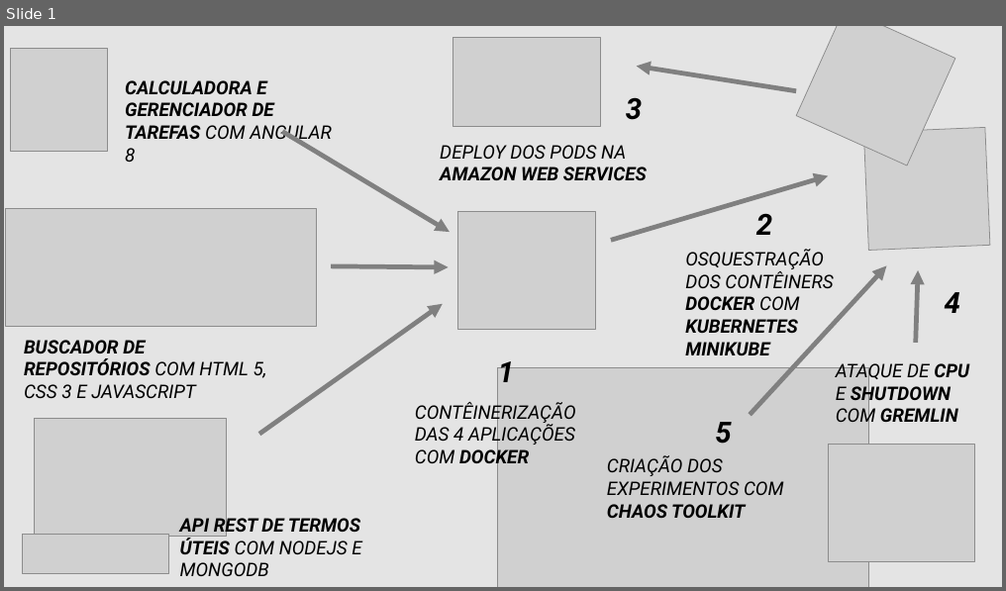
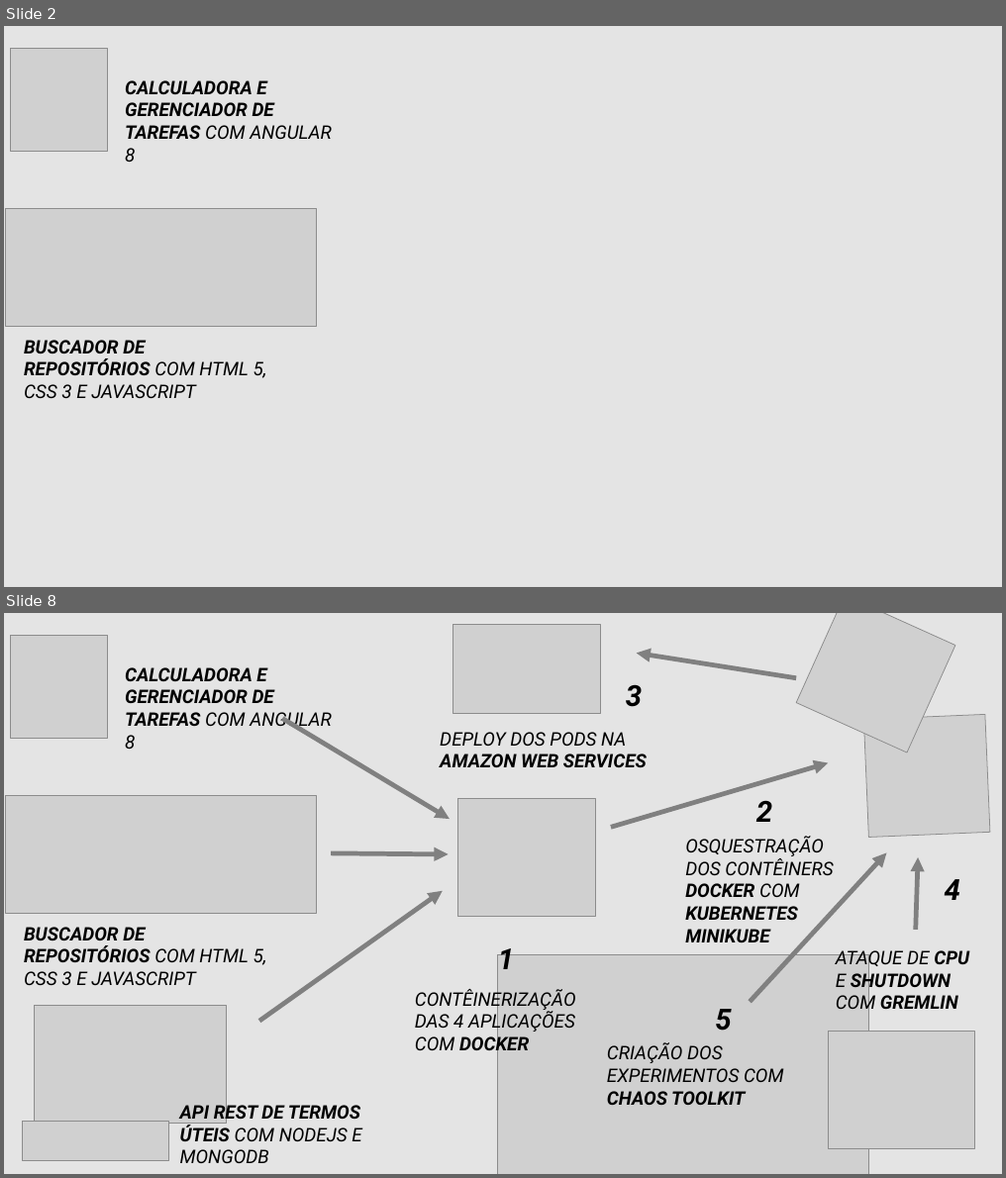
Before and after one commit to TCC-Chaos-Engineering/docs-chaos-engineering, a slide deck: docs/Diagramas e Telas/Gerais/Diagrama Projeto Chaos.pptx. Shown one above the other, each under a label of ours: slide 1 before the commit, slides 2 and 8 after it; the slides between them are not shown. The pictures are 1006x591 and 1006x1178 pixels, drawn with LibreOffice and Linux fonts; fonts in the diff are those of the drawing; grey boxes stand for pictures. Boxes give left, top, right and bottom in pixels: in the first picture for what was removed or moved away, otherwise in the second. Text is boxed around its words. In the diff, an @@ line names an element or a change of style, - is before the commit and + after.

```diff
--- a/docs/Diagramas e Telas/Gerais/Diagrama Projeto Chaos.pptx
+++ b/docs/Diagramas e Telas/Gerais/Diagrama Projeto Chaos.pptx
@@ slide 2 added at (4, 26, 1002, 587), background #D9D9D9 at 70% opacity @@
@@ picture added at (10, 49, 107, 152) @@
@@ text added at (125, 80, 332, 162), 18 pt, text #000000, bold, italic @@
+CALCULADORA E GERENCIADOR DE TAREFAS COM ANGULAR 8
@@ picture added at (6, 209, 317, 326) @@
@@ text added at (24, 340, 267, 398), 18 pt, text #000000, italic @@
+BUSCADOR DE REPOSITÓRIOS COM HTML 5, CSS 3 E JAVASCRIPT
@@ what was slide 1 is now slide 8 @@
```
Also in this commit, not shown: 6 other slides added, 1 other file.
